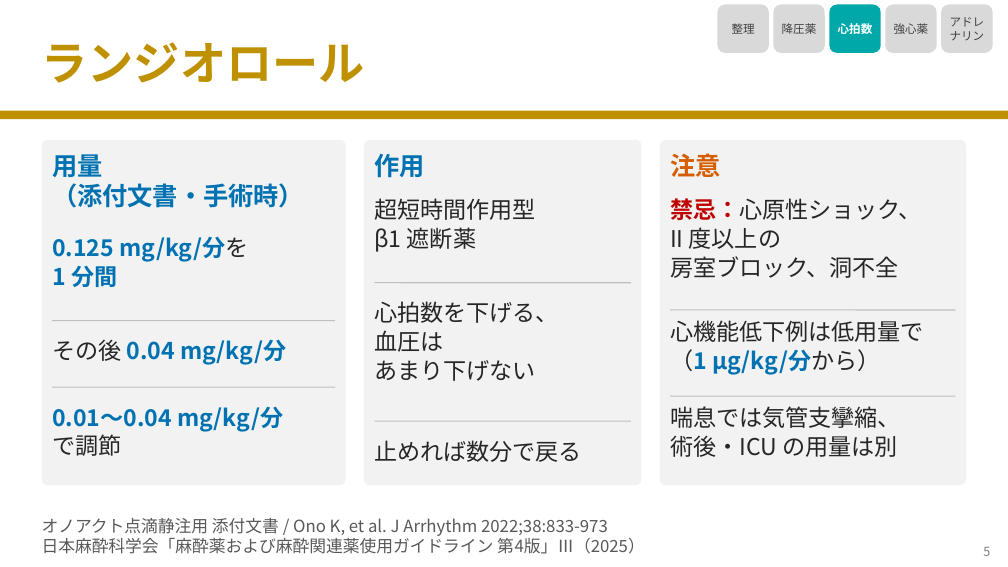
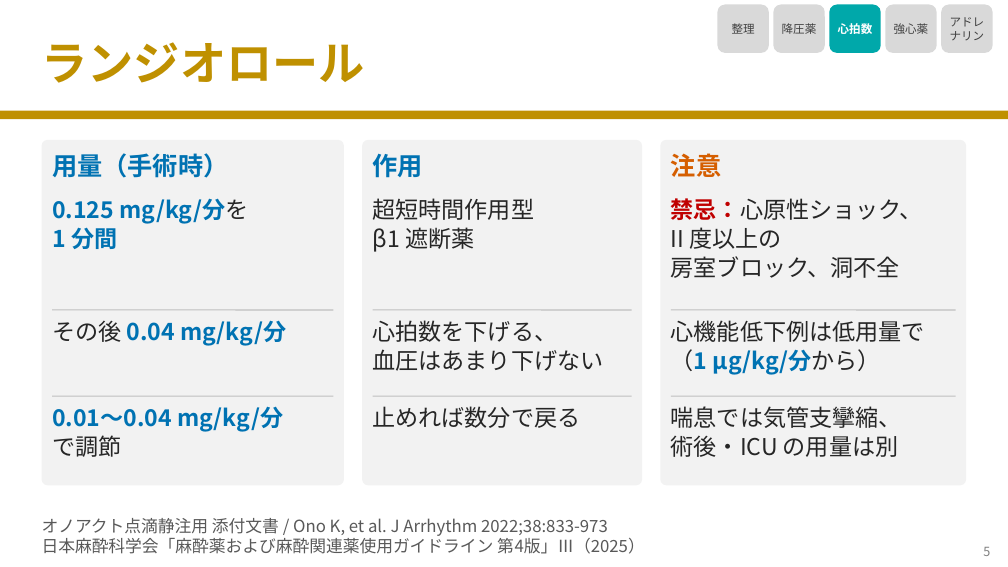
Before and after one commit to nobumitsu-3141/Anes-lecture, a slide deck: slide 6 of slides/3-9_antihypertensives_inotropes/3-9_antihypertensives_inotropes.pptx. Drawn at 1008x567 pixels with LibreOffice and Linux fonts; fonts in the diff are those of the drawing. Boxes give left, top, right and bottom in pixels: in the first picture for what was removed or moved away, otherwise in the second. Text is boxed around its words. In the diff, an @@ line names an element or a change of style, - is before the commit and + after.

```diff
--- a/slides/3-9_antihypertensives_inotropes/3-9_antihypertensives_inotropes.pptx
+++ b/slides/3-9_antihypertensives_inotropes/3-9_antihypertensives_inotropes.pptx
@@ text at box(52, 153, 228, 178): text changed @@
-用量
-（添付文書・手術時）
+用量（手術時）
@@ text "0.125 mg/kg/分を": place and size @@
-text "0.125 mg/kg/分を" at box(52, 236, 248, 287)
+text "0.125 mg/kg/分を" at box(52, 198, 248, 249)
@@ text "その後 0.04 mg/kg/分": place and size @@
-text "その後 0.04 mg/kg/分" at box(52, 339, 286, 365)
+text "その後 0.04 mg/kg/分" at box(52, 320, 286, 346)
@@ line moved from (52, 321) - (335, 321) to (52, 310) - (333, 310) @@
@@ text "心拍数を下げる、": place and size @@
-text "心拍数を下げる、" at box(374, 301, 558, 381)
+text "心拍数を下げる、" at box(373, 320, 604, 371)
@@ line moved from (374, 283) - (631, 283) to (373, 310) - (631, 310) @@
@@ text at box(373, 349, 604, 371): text changed @@
-血圧は
-あまり下げない
+血圧はあまり下げない
@@ line moved from (52, 387) - (335, 387) to (52, 396) - (333, 396) @@
@@ text "止めれば数分で戻る": place and size @@
-text "止めれば数分で戻る" at box(374, 440, 582, 462)
+text "止めれば数分で戻る" at box(373, 406, 581, 428)
@@ line moved from (374, 421) - (631, 421) to (373, 396) - (631, 396) @@
```
Also in this commit, not shown: 5 other slides changed, 3 other files.
